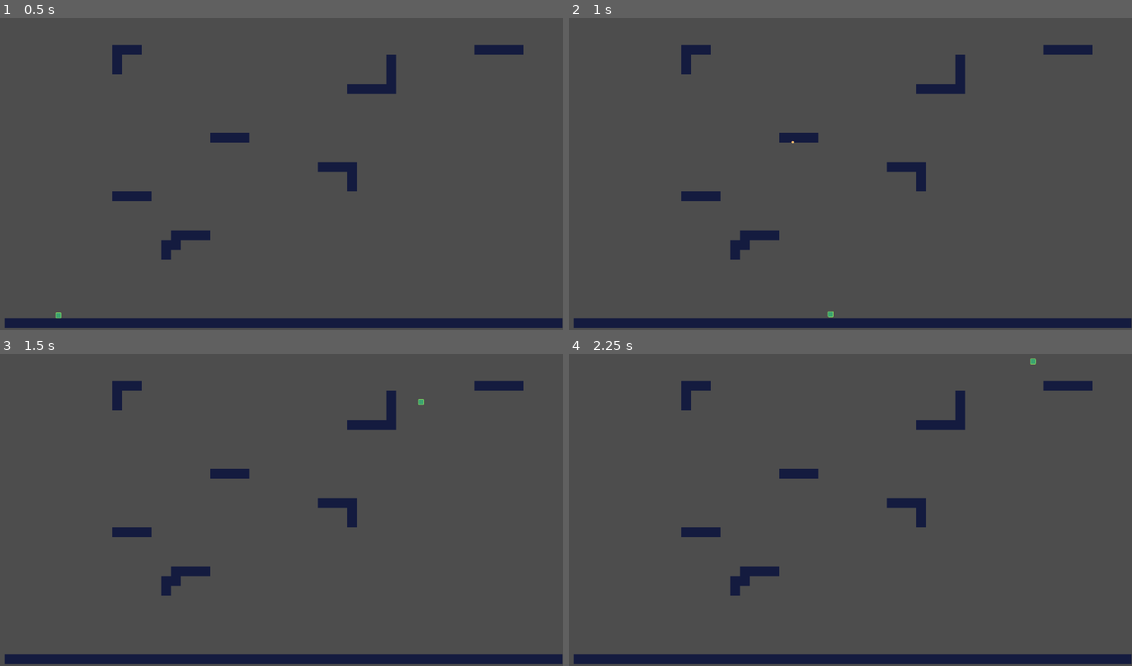
Above: before the commit, frames 1-4 (two rows, left to right).
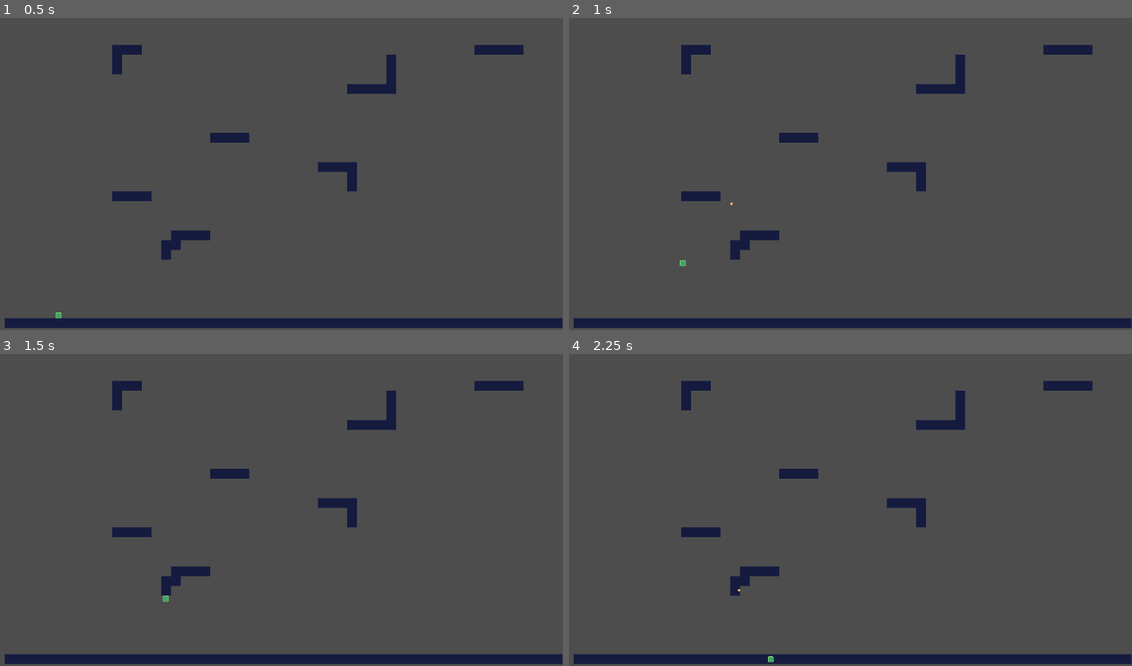
Above: after the commit, the same moments.

Repository: philippeVoNam/so-you-think-you-scale
Game: Godot game, scene res://src/scenes/level.tscn
Two runs of this game, one before a commit and one after it. Both use one fixed random seed, a clock stepped at 60 frames per second and the inputs below.
Inputs:
- Up to frame 1 (0.5 s): no input
- Up to frame 2 (1 s): tap Enter (ui_accept) at 0.5, 0.77 s; hold Right (ui_right) from 0.53 s (still down); hold C (hook) from 0.53 s (still down)
- Up to frame 3 (1.5 s): keep holding Right (ui_right); release C (hook) at 1.28 s; tap C (hook) at 1.35 s
- Up to frame 4 (2.25 s): tap Enter (ui_accept) at 1.52 s; release Right (ui_right) at 2.03 s; hold Left (ui_left) from 2.03 s (still down); hold C (hook) from 2.03 s (still down)

Frame 1 is identical in both runs. In frame 2, less than 0.1% of the frame differs, in the area x 19-47%, y 39-96%; in frame 3, less than 0.1%; in frame 4, less than 0.1%.

Commit message:
added max range

Diff:
--- a/src/scripts/hook.gd
+++ b/src/scripts/hook.gd
@@ -3,14 +3,19 @@
 var speed = 5000
 var hooked = false
 
+var launchedPosition = Vector2(0,0)
 var direction = 1
+var maxRange = 1000
 
 # Called when the node enters the scene tree for the first time.
 func _ready():
-	pass # Replace with function body.
+	launchedPosition = self.position
 
 func _physics_process(delta):
 	if not hooked:
+		if (position - launchedPosition).length() > maxRange:
+			self.queue_free()
+
 		position += ((direction * transform.x) + -transform.y) * speed * delta
 
 func _on_body_entered(body):
